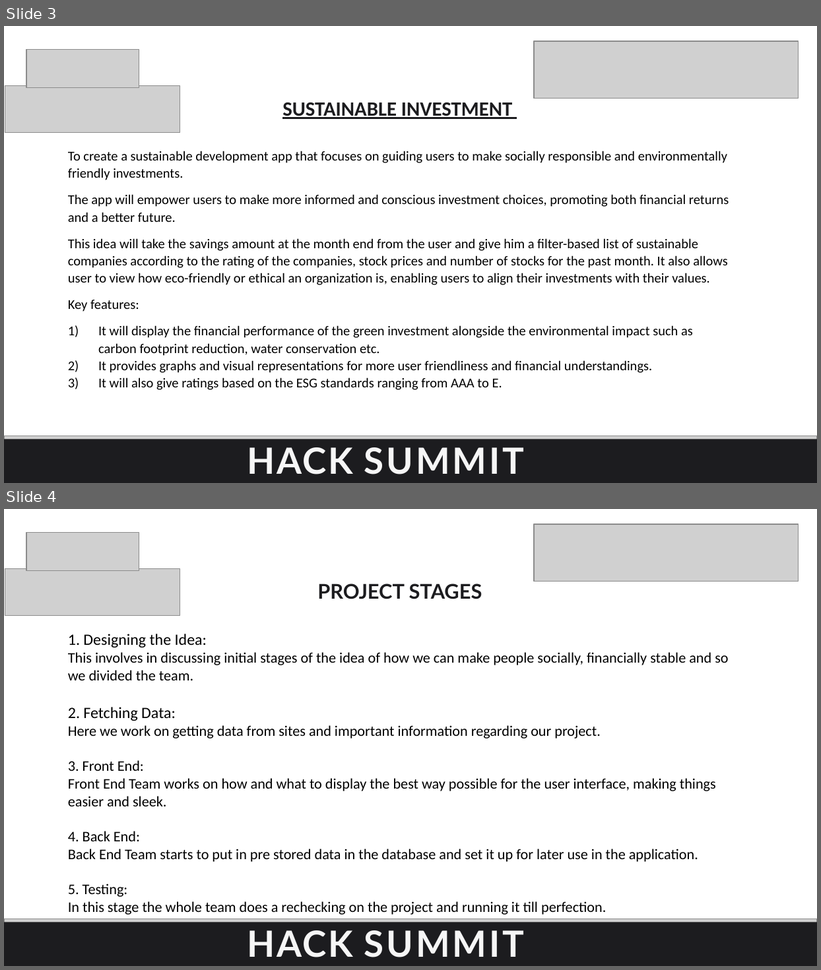
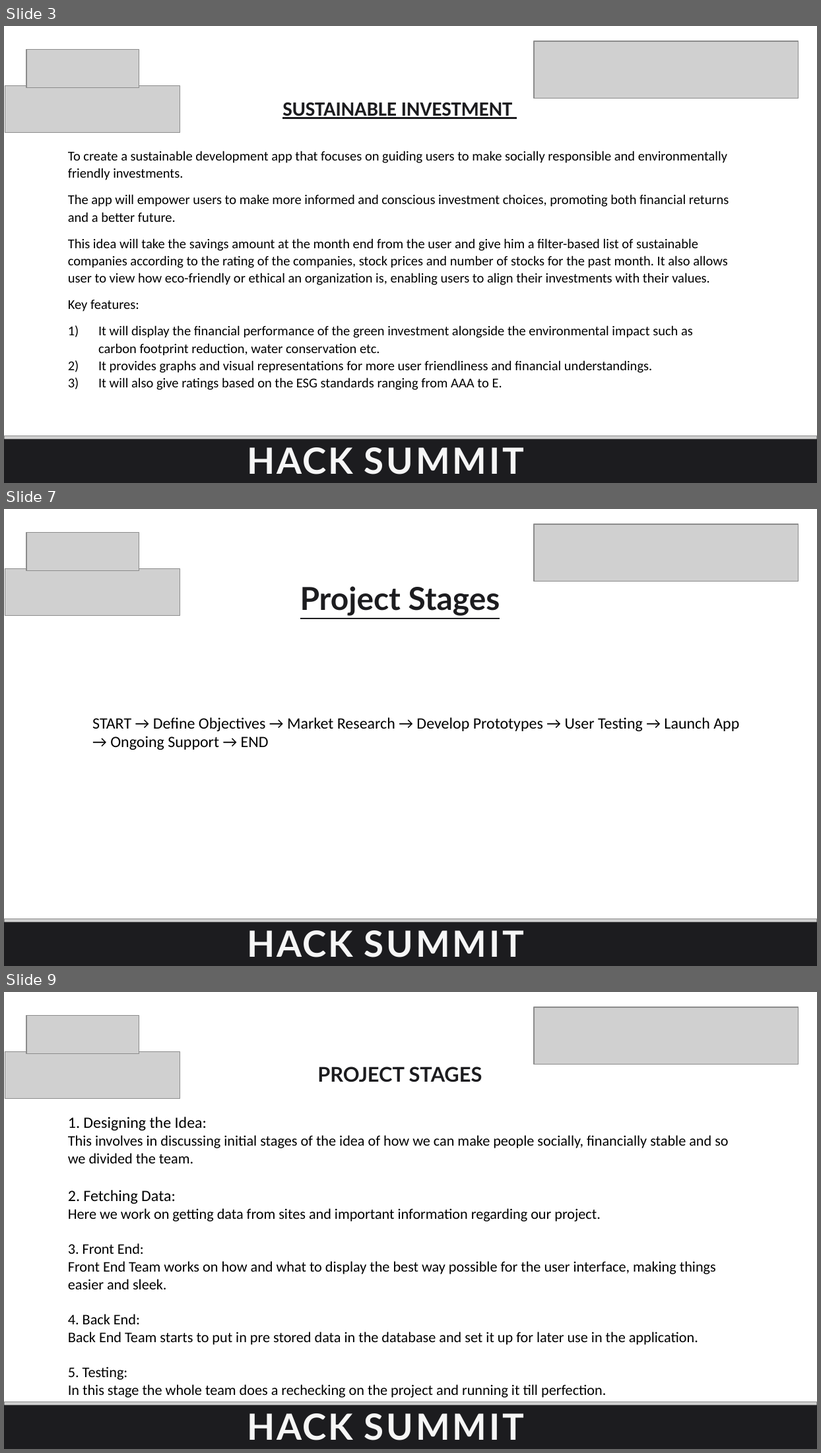
Before and after one commit to vihanvt/hackathon, a slide deck: hacksummit.pptx. Shown one above the other, each under a label of ours: slides 3 and 4 before the commit, slides 3, 7 and 9 after it; the slides between them are not shown. The pictures are 821x970 and 821x1453 pixels, drawn with LibreOffice and Linux fonts; fonts in the diff are those of the drawing; grey boxes stand for pictures; background and template pictures are left out. Boxes give left, top, right and bottom in pixels: in the first picture for what was removed or moved away, otherwise in the second. Text is boxed around its words. In the diff, an @@ line names an element or a change of style, - is before the commit and + after.

```diff
--- a/hacksummit.pptx
+++ b/hacksummit.pptx
@@ slide 7 added at (4, 509, 817, 966), background picture (left out) @@
@@ picture added at (534, 524, 799, 582) @@
@@ picture added at (26, 533, 139, 571) @@
@@ picture added at (5, 568, 180, 615) @@
@@ title added at (300, 586, 500, 616), 28 pt, text #1C1C1F, bold, underline @@
+Project Stages
@@ subtitle added at (92, 718, 739, 750), 14 pt, text #000000 @@
+START → Define Objectives → Market Research → Develop Prototypes → User Testing → Launch App → Ongoing Support → END
@@ picture added at (4, 919, 817, 966) @@
@@ freeform shape added at (4, 922, 817, 966), fill #1C1C1F @@
@@ text added at (247, 931, 524, 958), 32 pt, text #F6F6F6, bold @@
+HACK SUMMIT ’24
@@ what was slide 4 is now slide 9 @@
```
Also in this commit, not shown: 4 other slides added.
